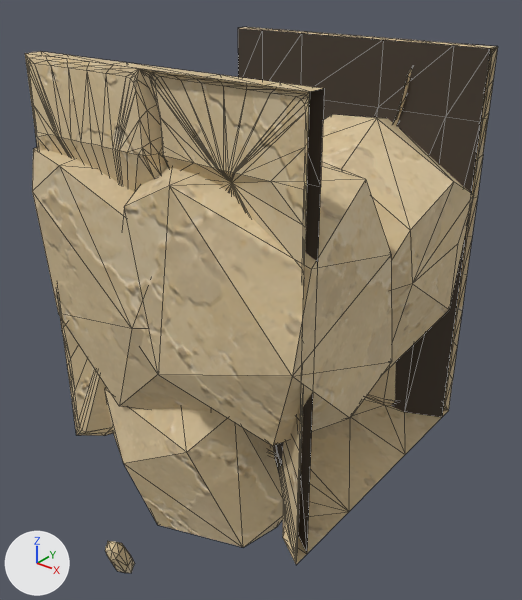
The glTF model assets/custom/models/ground_modules/ground_bottom_square_strip_02.glb, before and after one commit.
Camera for both pictures: a camera (50 mm lens) standing at (1.89, -1.28, 1.27) and looking at (0.44, 0.53, 0.15). The axes (+X, +Y, +Z) are drawn at lower left. The lights are the same throughout. The older version comes first. Mesh edges are drawn as thin lines. Vertices at exactly the same position are counted once.

The scene before the commit, as lines of its bpy script (objects in view):
```python
me_groundbottomsquarestrip02_bodymesh = bpy.data.meshes.new('GroundBottomSquareStrip02_BodyMesh')
me_groundbottomsquarestrip02_bodymesh.from_pydata(...)  # 931 vertices, 1750 faces; spans x 0.0..1.0, y -0.04..1.04, z -0.95..1.0
# faces by material slot: [179, 266, 210, 211, 245, 245, 354, 40]
me_groundbottomsquarestrip02_bodymesh.materials.append(mat_sandstone_plate_1_001)
me_groundbottomsquarestrip02_bodymesh.materials.append(mat_sandstone_plate_2_001)
me_groundbottomsquarestrip02_bodymesh.materials.append(mat_sandstone_plate_3_001)
me_groundbottomsquarestrip02_bodymesh.materials.append(mat_sandstone_plate_7_001)
me_groundbottomsquarestrip02_bodymesh.materials.append(mat_sandstone_plate_8_001)
me_groundbottomsquarestrip02_bodymesh.materials.append(mat_sandstone_plate_9_001)
me_groundbottomsquarestrip02_bodymesh.materials.append(mat_sandstone_plate_13_001)
me_groundbottomsquarestrip02_bodymesh.materials.append(mat_groundmodulerecess)  # brown #453c32
ob_groundbottomsquarestrip02_body = bpy.data.objects.new('GroundBottomSquareStrip02_Body', me_groundbottomsquarestrip02_bodymesh)
ob_groundbottomsquarestrip02_body.location = (0.0, 0.0, 0.0)
```
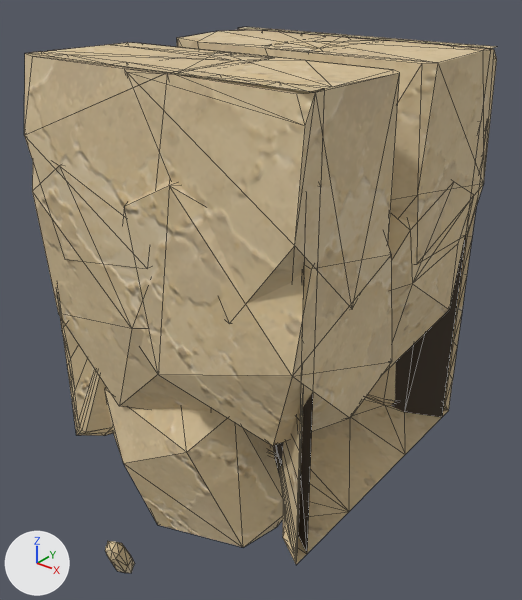
What changed in the scene script:
```text
Change me_groundbottomsquarestrip02_bodymesh:
    used by ob_groundbottomsquarestrip02_body; location = (0.0, 0.0, 0.0)
    remove me_groundbottomsquarestrip02_bodymesh.from_pydata(...)  # 931 vertices, 1750 faces; spans x 0.0..1.0, y -0.04..1.04, z -0.95..1.0
    add me_groundbottomsquarestrip02_bodymesh.from_pydata(...)  # 871 vertices, 1530 faces; spans x 0.0..1.0, y -0.04..1.04, z -0.95..1.0
    me_groundbottomsquarestrip02_bodymesh part 1: a new loose piece of 28 vertices spanning x 0.0..0.66, y 0.49..1.04, z 0.4..1.0, in mat_sandstone_plate_13_001
    me_groundbottomsquarestrip02_bodymesh part 2: a new loose piece of 26 vertices spanning x 0.31..1.0, y -0.04..0.57, z 0.4..1.0, in mat_sandstone_plate_13_001
    me_groundbottomsquarestrip02_bodymesh part 3: a new loose piece of 26 vertices spanning x 0.34..1.0, y 0.46..1.04, z 0.4..1.0, in mat_sandstone_plate_13_001
    me_groundbottomsquarestrip02_bodymesh part 4: a new loose piece of 25 vertices spanning x 0.0..0.69, y -0.04..0.52, z 0.4..1.0, in mat_sandstone_plate_13_001
    me_groundbottomsquarestrip02_bodymesh part 5
    81 vertices are removed from x 0.0..1.0, y -0.01..0.07, z 0.78..1.0
    223 faces are deleted
    4 vertices move within x 0.38..0.72, y -0.01..0.02, z 0.78
    8 new faces join them, mat_sandstone_plate_2_001
    15 new faces join them, mat_sandstone_plate_3_001
    me_groundbottomsquarestrip02_bodymesh part 6
    84 vertices are removed from x 0.0..1.0, y 0.93..1.0, z 0.78..1.0
    242 faces are deleted
    4 vertices move within x 0.44..0.79, y 0.99..1.0, z 0.78
    14 new faces join them, mat_sandstone_plate_8_001
    14 new faces join them, mat_sandstone_plate_9_001
```

Changed parts and their boxes (x1, y1, x2, y2) in the pictures (522 x 600 px):
'GroundBottomSquareStrip02_Body', reshaped
    before: (25, 27, 498, 573)
    after: (24, 27, 497, 573)
part 1 of me_groundbottomsquarestrip02_bodymesh, added (beige)
    after: (177, 30, 355, 57)
part 2 of me_groundbottomsquarestrip02_bodymesh, added (beige)
    after: (146, 53, 400, 304)
part 3 of me_groundbottomsquarestrip02_bodymesh, added (beige)
    after: (274, 39, 497, 264)
part 4 of me_groundbottomsquarestrip02_bodymesh, added (beige)
    after: (24, 42, 270, 268)
part 5 of me_groundbottomsquarestrip02_bodymesh, built on (beige)
    before: (25, 53, 310, 234)
part 6 of me_groundbottomsquarestrip02_bodymesh, built on (mostly hidden)
    before: (393, 47, 498, 126)
